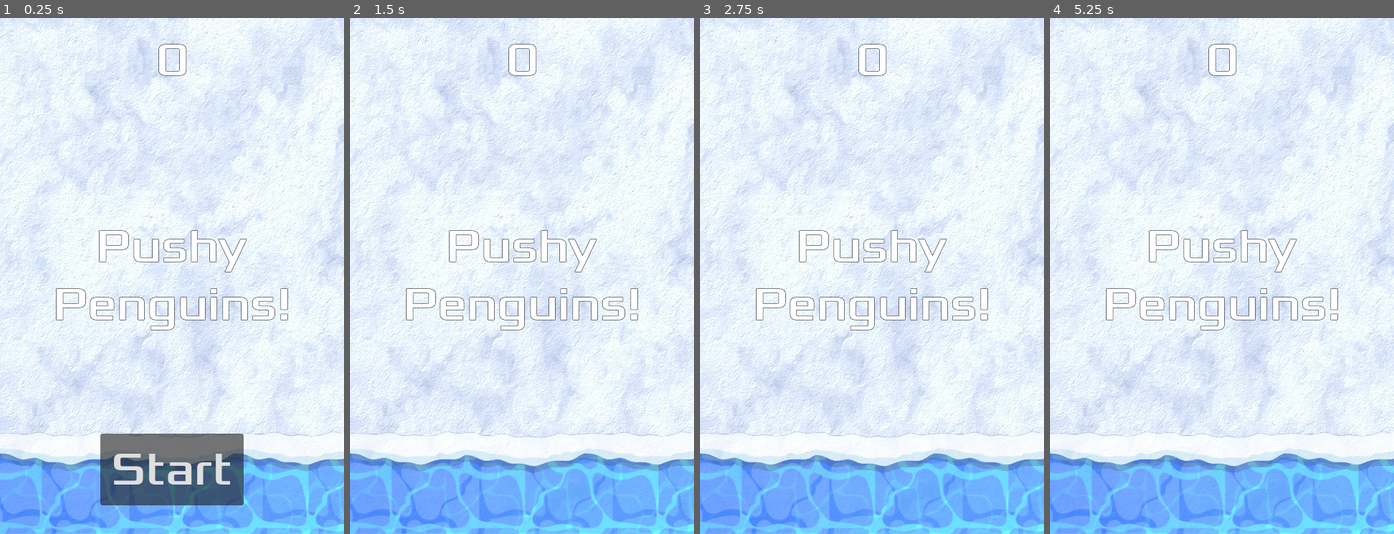
Above: before the commit, frames 1-4 (left to right).
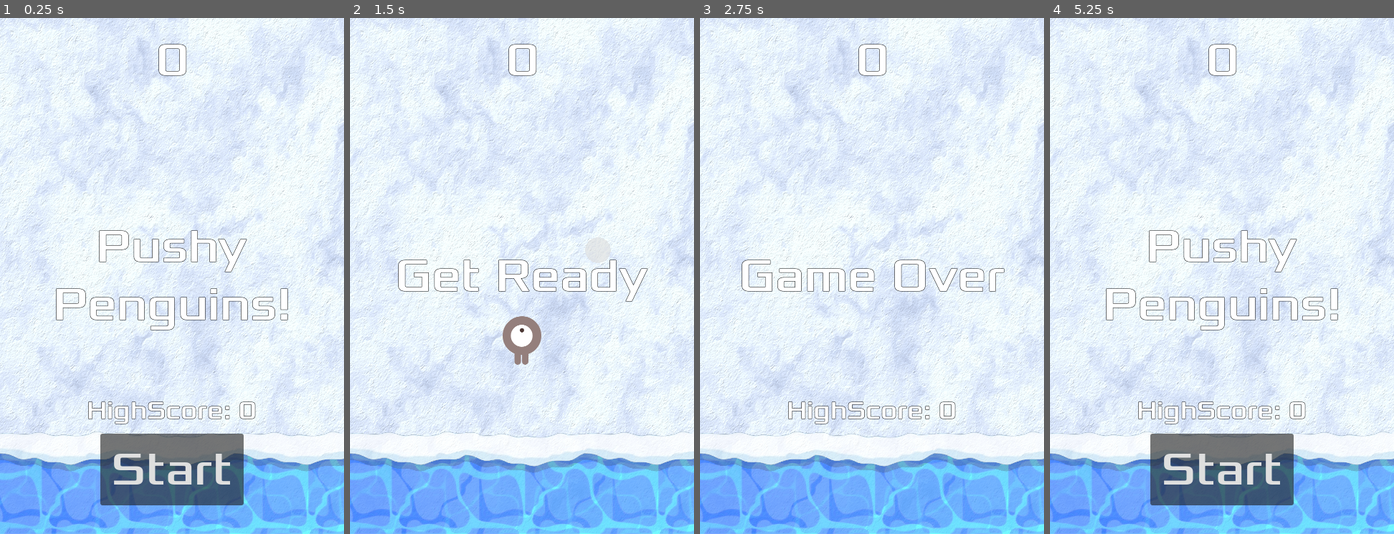
Above: after the commit, the same moments.

Repository: SeppNel/Pushy-Penguins
Game: Godot game, scene res://Main.tscn
The game is run twice, just before and just after one commit, with the same random seed, the same clock (stepped at 60 frames per second) and the same inputs. Sound files missing from this copy of the repository are replaced by a short silence.
Inputs (mouse positions are in pixels of both pictures, inside the frame that each line leads up to):
- Up to frame 1 (0.25 s): no input
- Up to frame 2 (1.5 s): click "Start" at 0.5 s; tap Enter at 1.25 s; move the mouse to (597, 250) at 1.27 s; hold Right (move_right) from 1.28 s (still down); click (597, 250) at 1.42 s
- Up to frame 3 (2.75 s): release Right (move_right) at 2 s; tap Space at 2 s; drag from (803, 301) to (872, 497) at 2.02 s
- Up to frame 4 (5.25 s): move the mouse to (1256, 162) at 2.77 s; hold Right (move_right) 2.78-3.5 s; tap Enter at 3.5, 5 s; drag from (1204, 379) to (1118, 198) at 3.52 s; tap Space at 4.25 s; move the mouse to (1325, 353) at 4.27 s; hold Left (move_left) 4.28-5 s; drag from (1118, 198) to (1222, 497) at 5.02 s

The runs differ from the first frame. In frame 1, 0.7% of the frame differs, in the area x 25-75%, y 74-79%; in frame 2, 3.7%; in frame 3, 3.8%; in frame 4, 6.5%, in the area x 25-75%, y 74-95%.
Error before the commit: Parse Error: Could not find type "Bool" in the current scope. (res://Main.gd:8)

Commit message:
HighScore HUD

Diff:
--- a/Hud.gd
+++ b/Hud.gd
@@ -18,6 +18,8 @@
 	$Message.show()
 	$MessageTimer.start()
 
+func update_high_score(score : int):
+	$HighScoreMsg.text = "HighScore: " + str(score)
 
 func show_game_over():
 	show_message("Game Over")
--- a/Hud.tscn
+++ b/Hud.tscn
@@ -51,6 +51,27 @@
 vertical_alignment = 1
 autowrap_mode = 2
 
+[node name="HighScoreMsg" type="Label" parent="."]
+anchors_preset = 7
+anchor_left = 0.5
+anchor_top = 1.0
+anchor_right = 0.5
+anchor_bottom = 1.0
+offset_left = -240.0
+offset_top = -203.0
+offset_right = 240.0
+offset_bottom = -141.0
+grow_horizontal = 2
+grow_vertical = 0
+theme_override_colors/font_outline_color = Color(0, 0, 0, 1)
+theme_override_constants/outline_size = 2
+theme_override_fonts/font = ExtResource("2_iuara")
+theme_override_font_sizes/font_size = 35
+text = "HighScore: 0"
+horizontal_alignment = 1
+vertical_alignment = 1
+autowrap_mode = 2
+
 [node name="StartButton" type="Button" parent="."]
 anchors_preset = 7
 anchor_left = 0.5
--- a/Main.gd
+++ b/Main.gd
@@ -5,11 +5,12 @@
 var highScore = 0
 var bigPenguinChance = 10
 var difficultyFactor = 0
-var highScoreUpdated : Bool = false
+var highScoreUpdated : bool = false
 
 # Called when the node enters the scene tree for the first time.
 func _ready():
-	load()
+	save_load()
+	$HUD.update_high_score(highScore)
 
 # Called every frame. 'delta' is the elapsed time since the previous frame.
 func _process(delta):
@@ -21,10 +22,12 @@
 	$MobTimer.stop()
 	$HUD.show_game_over()
 	$HUD.hide_origin_marker()
+	$HUD/HighScoreMsg.show()
 	$Music.stop()
 	$DeathSound.play()
 
 	if highScoreUpdated:
+		$HUD.update_high_score(highScore)
 		save()
 
 func new_game():
@@ -36,6 +39,7 @@
 	$StartTimer.start()
 	$HUD.update_score(score)
 	$HUD.show_message("Get Ready")
+	$HUD/HighScoreMsg.hide()
 	get_tree().call_group("mobs", "queue_free")
 	$Music.play()
 
@@ -95,7 +99,7 @@
 	save_file.store_line(json_string)
 
 
-func load():
+func save_load():
 	if not FileAccess.file_exists("user://savegame.save"):
 		return # Error! We don't have a save to load.
 
